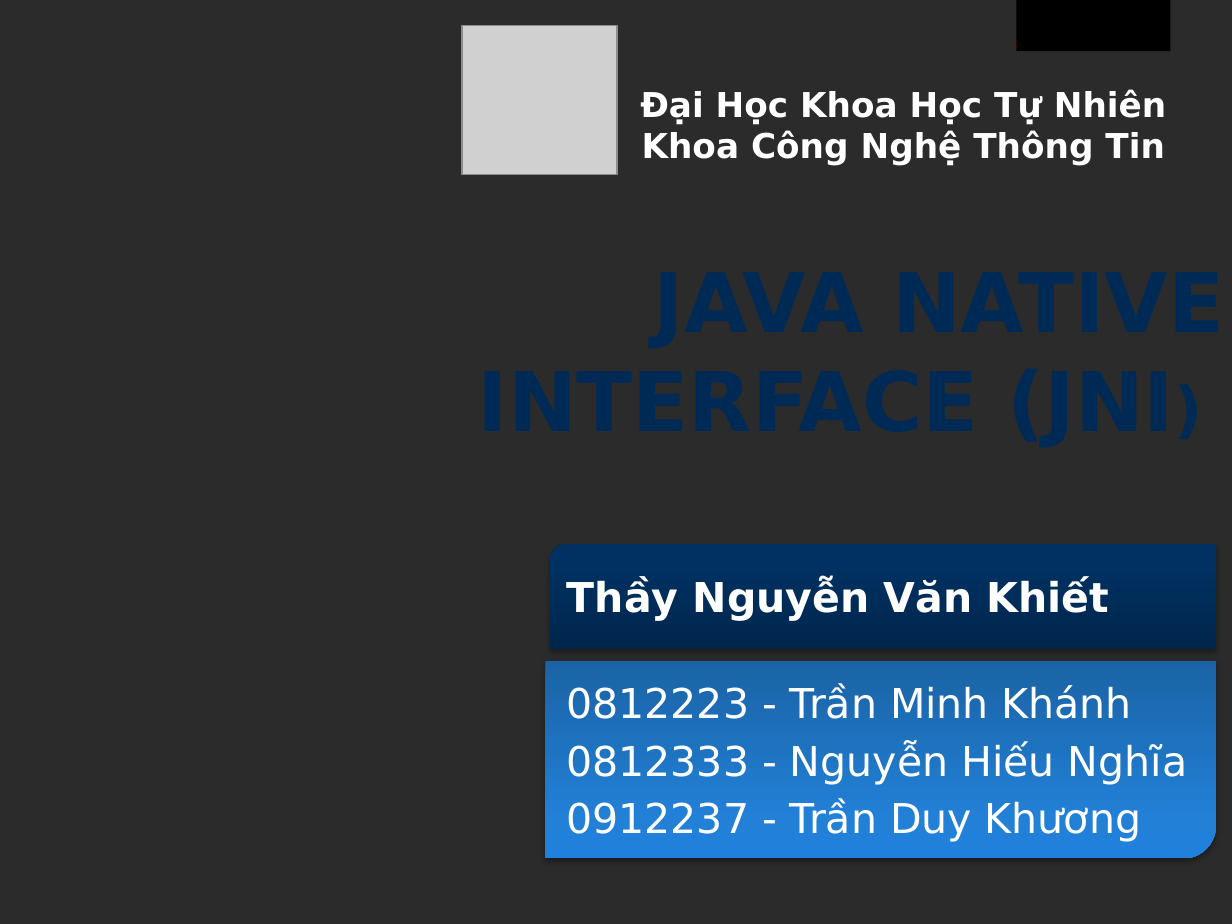
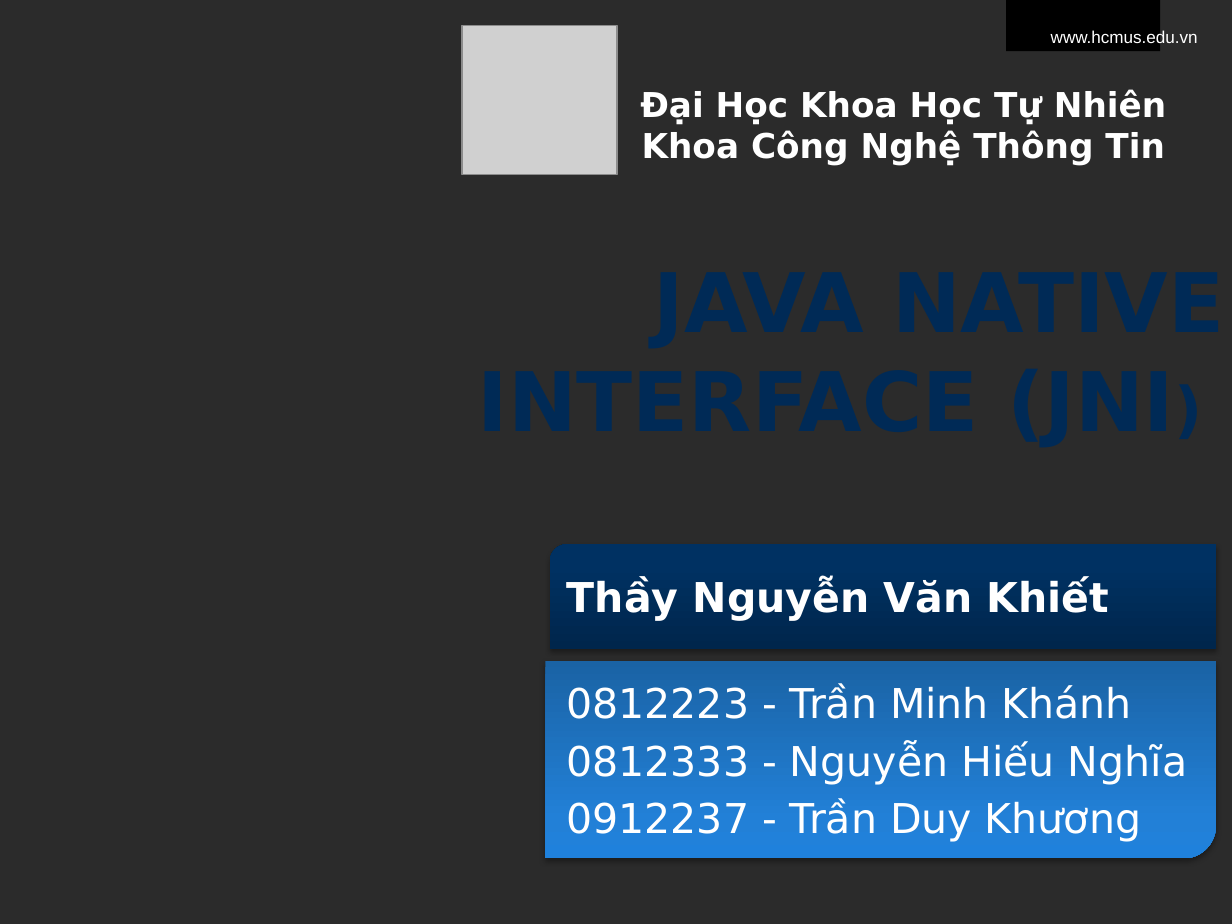
Before and after one commit to minhkhanh/UofS-Java, a slide deck: slide 1 of Seminar_JNI/Slide_00.pptx. Drawn at 1232x924 pixels with LibreOffice and Linux fonts; fonts in the diff are those of the drawing; grey boxes stand for pictures; background and template pictures are left out; a plain dark background stands for a picture behind light text. Boxes give left, top, right and bottom in pixels: in the first picture for what was removed or moved away, otherwise in the second. Text is boxed around its words. In the diff, an @@ line names an element or a change of style, - is before the commit and + after.

```diff
--- a/Seminar_JNI/Slide_00.pptx
+++ b/Seminar_JNI/Slide_00.pptx
@@ rectangle: place and size @@
-rectangle at [1016, 0, 1170, 52]
+rectangle at [1007, 0, 1161, 52]
@@ text added at [1051, 30, 1198, 44], 10 pt, text #FFFFFF @@
+www.hcmus.edu.vn
```
Also in this commit, not shown: 13 other slides changed, 3 slides added.
